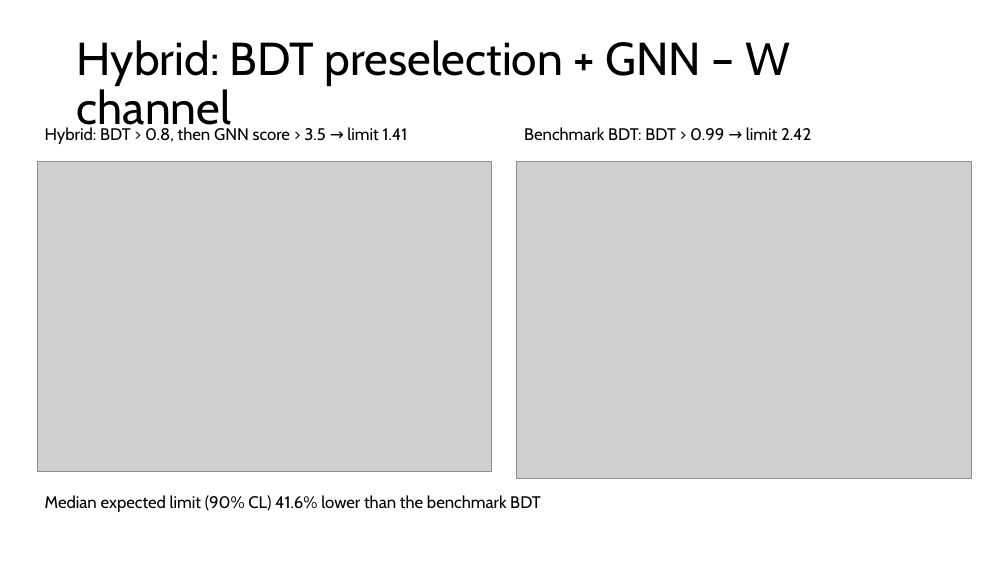
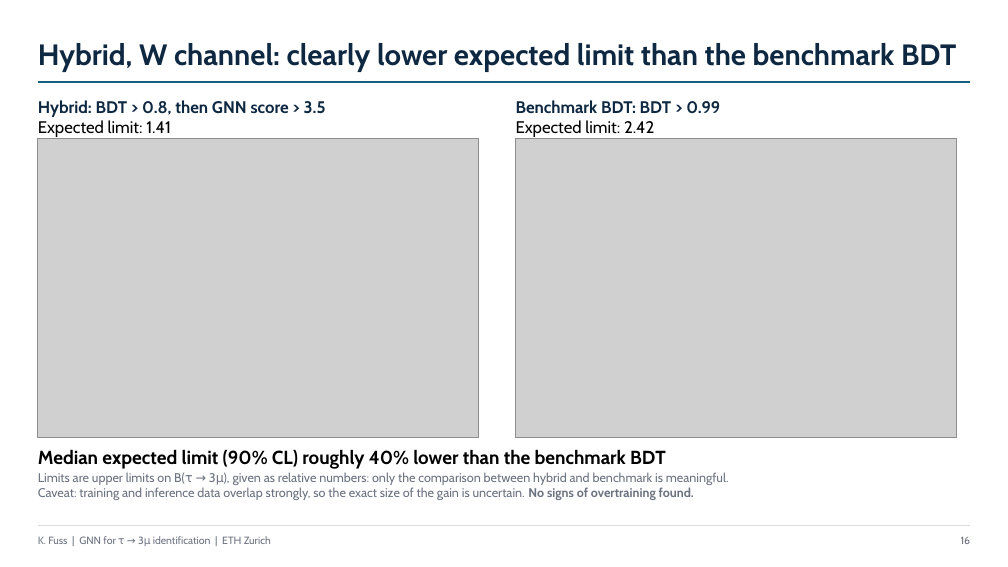
Before and after one commit to KaitoFuss/Tau3Mu_GNN, a slide deck: slide 16 of Tau3Mu_2nd_Presentation.pptx (slide 13 before the commit). Drawn at 1008x567 pixels with LibreOffice and Linux fonts; fonts in the diff are those of the drawing; grey boxes stand for pictures. Boxes give left, top, right and bottom in pixels: in the first picture for what was removed or moved away, otherwise in the second. Text is boxed around its words. In the diff, an @@ line names an element or a change of style, - is before the commit and + after.

```diff
--- a/Tau3Mu_2nd_Presentation.pptx
+++ b/Tau3Mu_2nd_Presentation.pptx
@@ title "Hybrid, W channel: clearly lower ..." at box(38, 43, 956, 72): vertical alignment middle to bottom @@
@@ title at box(38, 43, 956, 72): text changed; size 44 to 28 pt; text colour #000000 to #0E2841; bold on @@
-Hybrid: BDT preselection + GNN – W channel
+Hybrid, W channel: clearly lower expected limit than the benchmark BDT
@@ line added from (38, 82) to (970, 82), #156082 1.25 pt @@
@@ text at box(38, 100, 326, 137): text changed; text colour #000000 to #0E2841; bold on @@
-Hybrid: BDT > 0.8, then GNN score > 3.5 → limit 1.41
+Hybrid: BDT > 0.8, then GNN score > 3.5
+Expected limit: 1.41
@@ text at box(516, 100, 720, 137): text changed; text colour #000000 to #0E2841; bold on @@
-Benchmark BDT: BDT > 0.99 → limit 2.42
+Benchmark BDT: BDT > 0.99
+Expected limit: 2.42
@@ picture at box(38, 138, 479, 437): rotation 0 to 90 degrees @@
@@ picture at box(516, 138, 957, 437): rotation 0 to 90 degrees @@
@@ text at box(38, 449, 729, 500): text changed; size 16 to 12 pt; text colour #000000 to #6B7280 @@
-Median expected limit (90% CL) 41.6% lower than the benchmark BDT
+Median expected limit (90% CL) roughly 40% lower than the benchmark BDT
+Limits are upper limits on B(τ → 3μ), given as relative numbers: only the comparison between hybrid and benchmark is meaningful.
+Caveat: training and inference data overlap strongly, so the exact size of the gain is uncertain. No signs of overtraining found.
@@ line added from (38, 525) to (970, 525), #D9DCE1 0.5 pt @@
@@ text added at box(38, 536, 271, 544), 10 pt, text #6B7280 @@
+K. Fuss | GNN for τ → 3μ identification | ETH Zurich
@@ page number added at box(961, 536, 971, 544), 10 pt, text #6B7280 @@
+16
```
Also in this commit, not shown: 17 other slides changed, 8 slides added, 4 slides removed, 1 other file.
